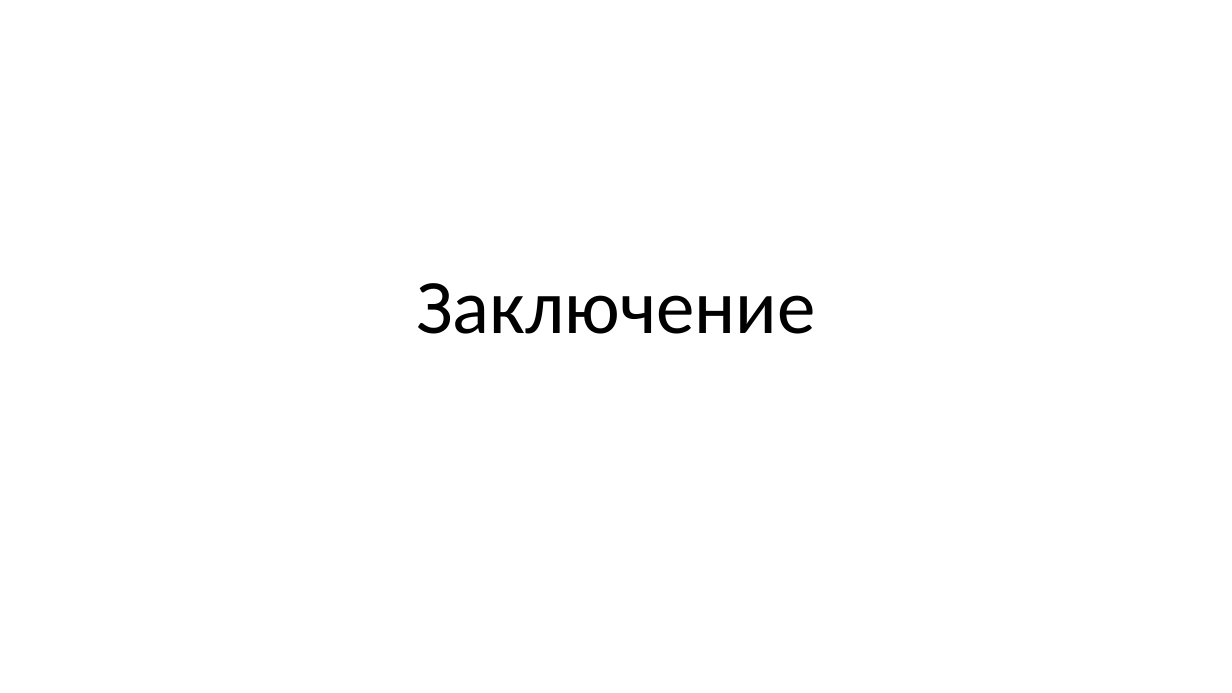
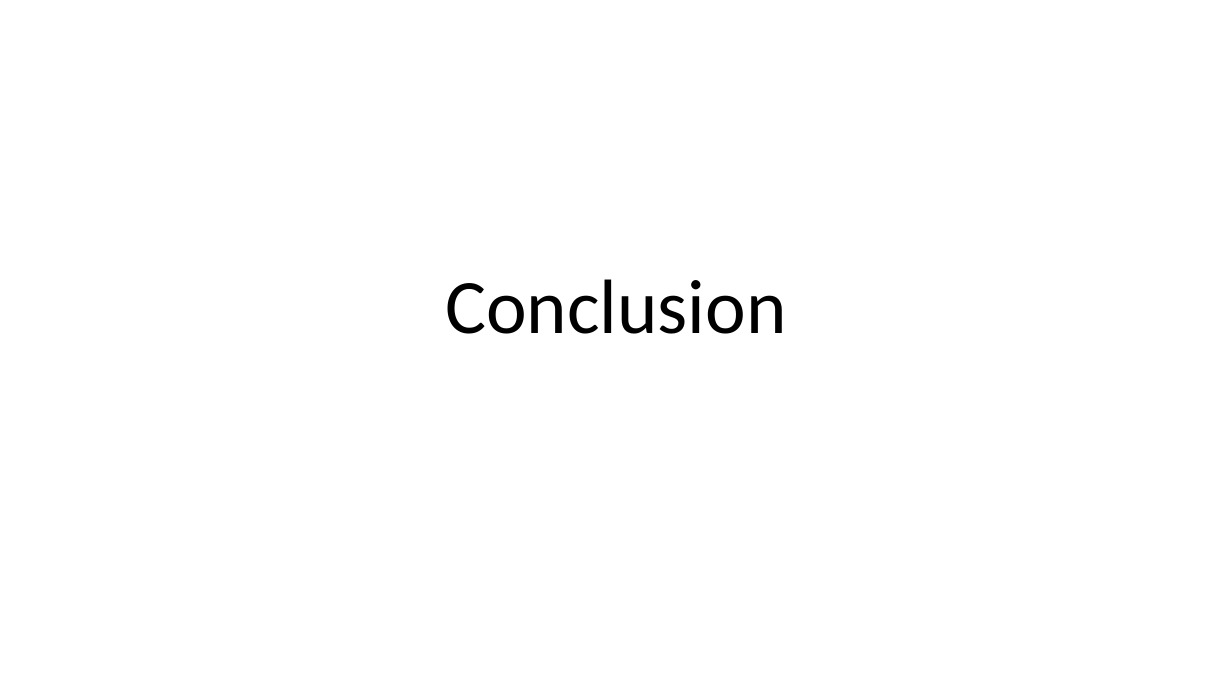
Before and after one commit to kugushev/presentations, a slide deck: slide 35 of Presentation.pptx. Drawn at 1232x693 pixels with LibreOffice and Linux fonts; fonts in the diff are those of the drawing. Boxes give left, top, right and bottom in pixels: in the first picture for what was removed or moved away, otherwise in the second. Text is boxed around its words. In the diff, an @@ line names an element or a change of style, - is before the commit and + after.

```diff
--- a/Presentation.pptx
+++ b/Presentation.pptx
@@ title at [445, 279, 786, 334]: text changed @@
-Заключение
+Conclusion
```
Also in this commit, not shown: 1 other slide changed, 3 other files.
